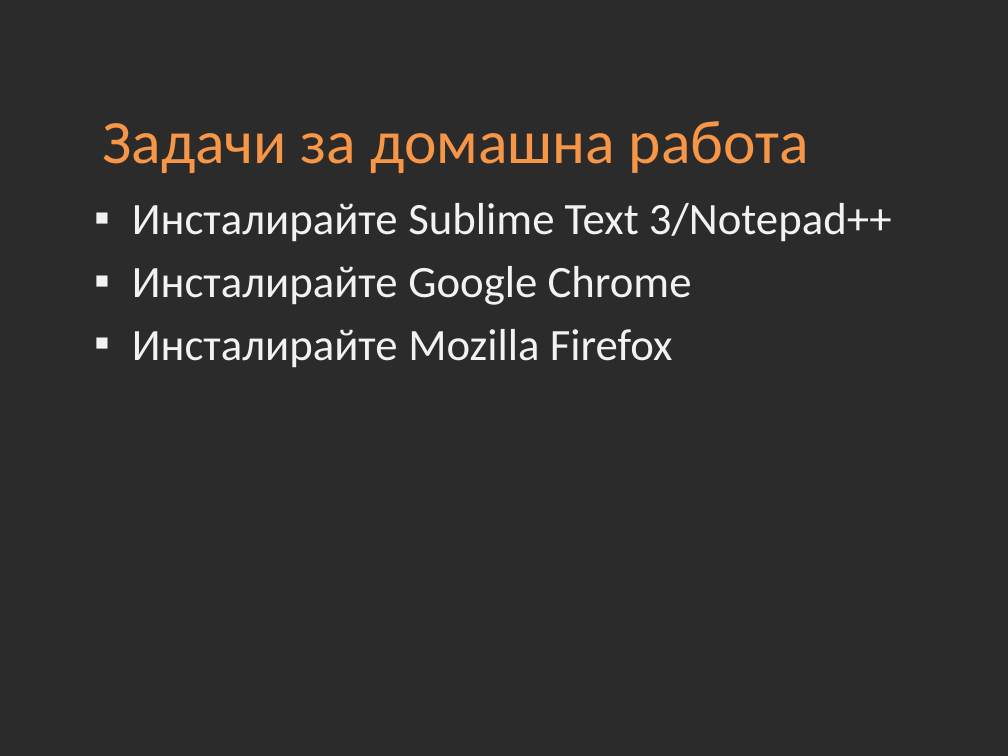
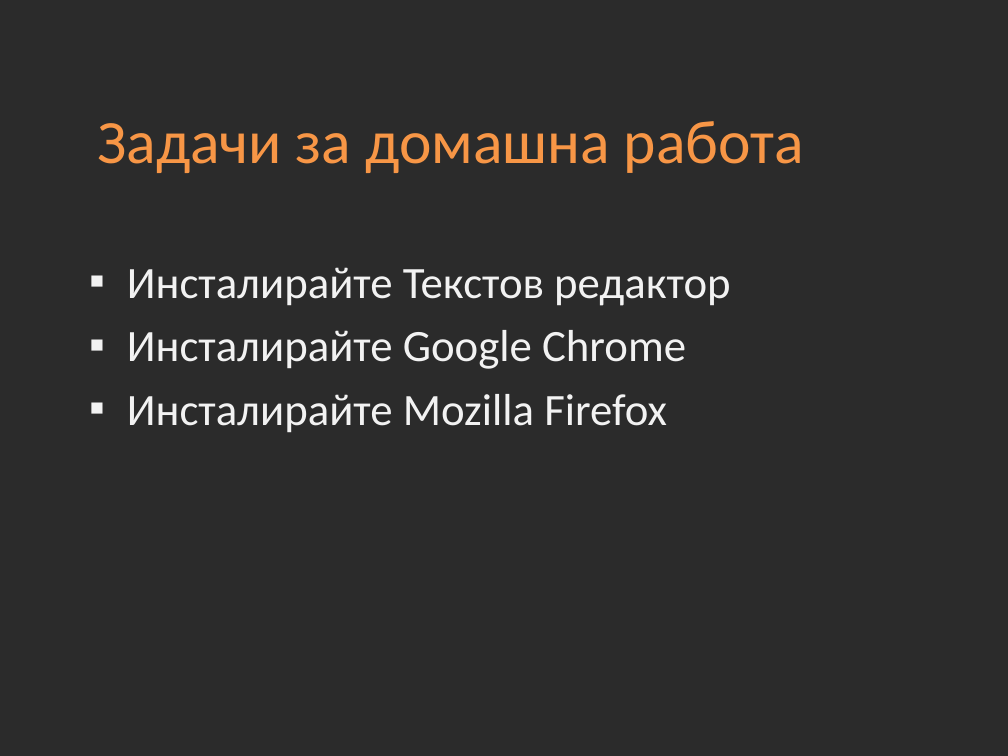
Before and after one commit to Academy-Soft-Intellect/Front-End-Course, a slide deck: slide 11 of 01-Introduction-into-Development.pptx (slide 8 before the commit). Drawn at 1008x756 pixels with LibreOffice and Linux fonts; fonts in the diff are those of the drawing; background and template pictures are left out; a plain dark background stands for a picture behind light text. Boxes give left, top, right and bottom in pixels: in the first picture for what was removed or moved away, otherwise in the second. Text is boxed around its words. In the diff, an @@ line names an element or a change of style, - is before the commit and + after.

```diff
--- a/01-Introduction-into-Development.pptx
+++ b/01-Introduction-into-Development.pptx
@@ title "Задачи за домашна работа": place and size @@
-title "Задачи за домашна работа" at bbox=[102, 121, 809, 173]
+title "Задачи за домашна работа" at bbox=[97, 121, 804, 173]
@@ text at bbox=[127, 267, 730, 306]: text changed @@
-▪ Инсталирайте Sublime Text 3/Notepad++
+▪ Инсталирайте Текстов редактор
```
Also in this commit, not shown: 3 other slides changed, 6 slides added, 2 slides removed, 5 other files.
